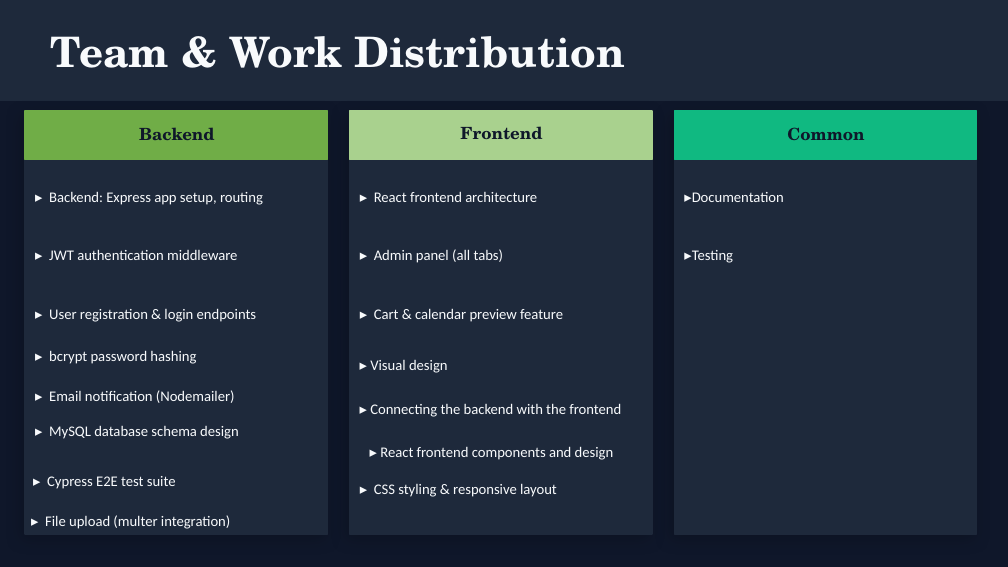
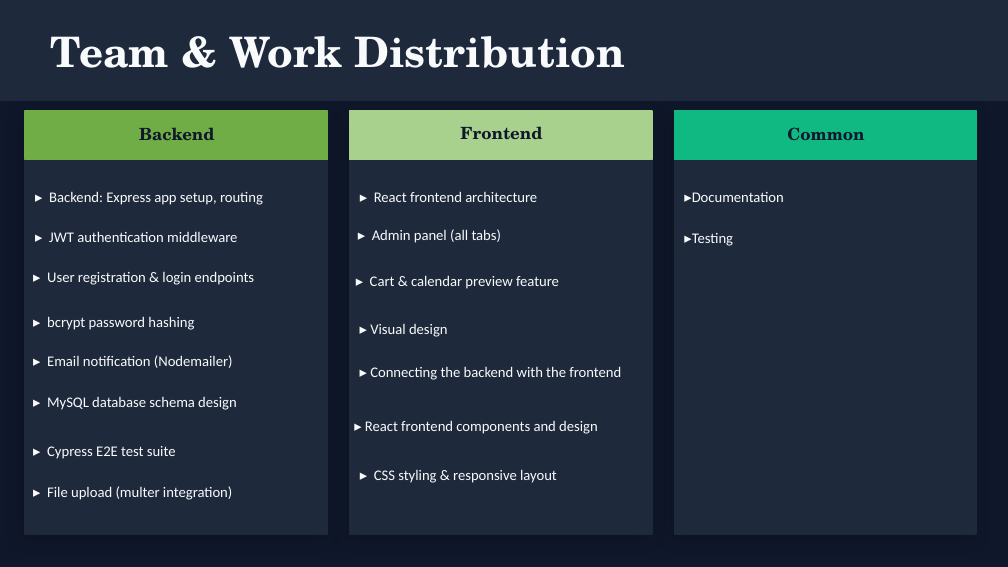
Before and after one commit to nemethkoppany/vizsgaremek-print-shop, a slide deck: slide 3 of docs/print-shop-presentation_final.pptx. Drawn at 1008x567 pixels with LibreOffice and Linux fonts; fonts in the diff are those of the drawing. Boxes give left, top, right and bottom in pixels: in the first picture for what was removed or moved away, otherwise in the second. Text is boxed around its words. In the diff, an @@ line names an element or a change of style, - is before the commit and + after.

Commit message:
kicsit igazgattam még a diákon

```diff
--- a/docs/print-shop-presentation_final.pptx
+++ b/docs/print-shop-presentation_final.pptx
@@ text "▸ JWT authentication middleware": place and size @@
-text "▸ JWT authentication middleware" at (49, 249, 237, 260)
+text "▸ JWT authentication middleware" at (49, 231, 237, 242)
@@ text "▸ Admin panel (all tabs)": place and size @@
-text "▸ Admin panel (all tabs)" at (374, 249, 503, 263)
+text "▸ Admin panel (all tabs)" at (372, 229, 501, 243)
@@ text "▸Testing": place and size @@
-text "▸Testing" at (684, 250, 733, 263)
+text "▸Testing" at (684, 233, 733, 246)
@@ 5 texts: place and size @@
-5 texts at (49, 308, 621, 417)
+5 texts at (47, 271, 621, 380)
@@ text "▸ Cart & calendar preview ...": place and size @@
-text "▸ Cart & calendar preview ..." at (374, 308, 563, 322)
+text "▸ Cart & calendar preview ..." at (370, 275, 559, 289)
@@ text "▸ React frontend components and ...": place and size @@
-text "▸ React frontend components and ..." at (380, 446, 614, 460)
+text "▸ React frontend components and ..." at (365, 420, 598, 434)
@@ 3 texts: place and size @@
-3 texts at (45, 425, 239, 529)
+3 texts at (47, 397, 237, 500)
@@ text "▸ CSS styling & responsive ...": place and size @@
-text "▸ CSS styling & responsive ..." at (374, 483, 557, 497)
+text "▸ CSS styling & responsive ..." at (374, 469, 557, 483)
```
